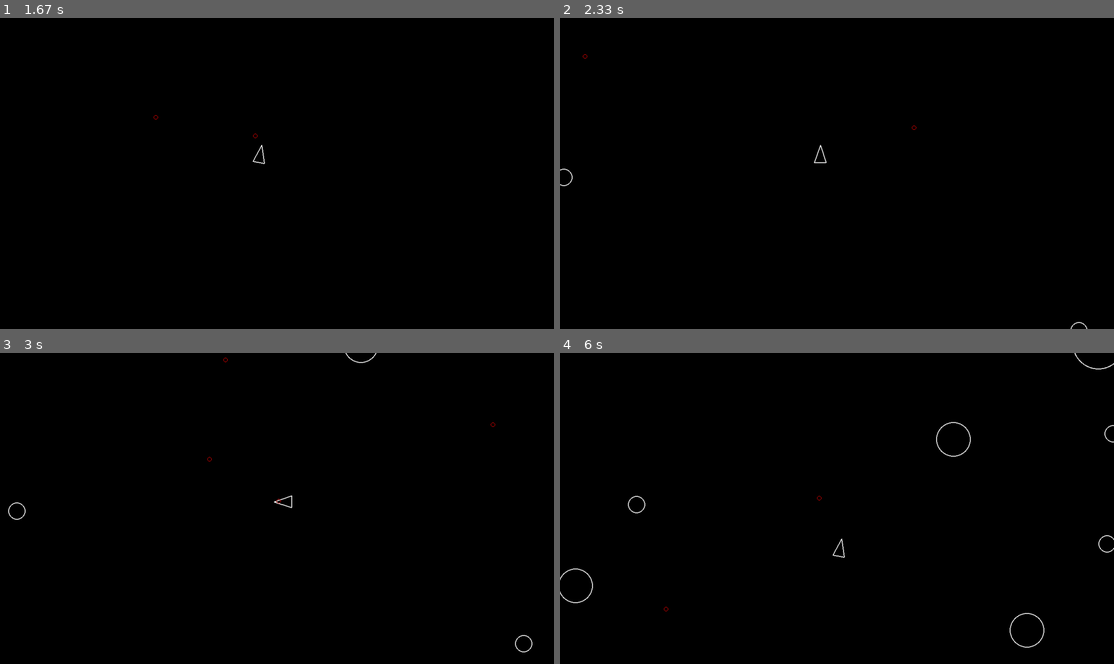
Above: before the commit, frames 1-4 (two rows, left to right).
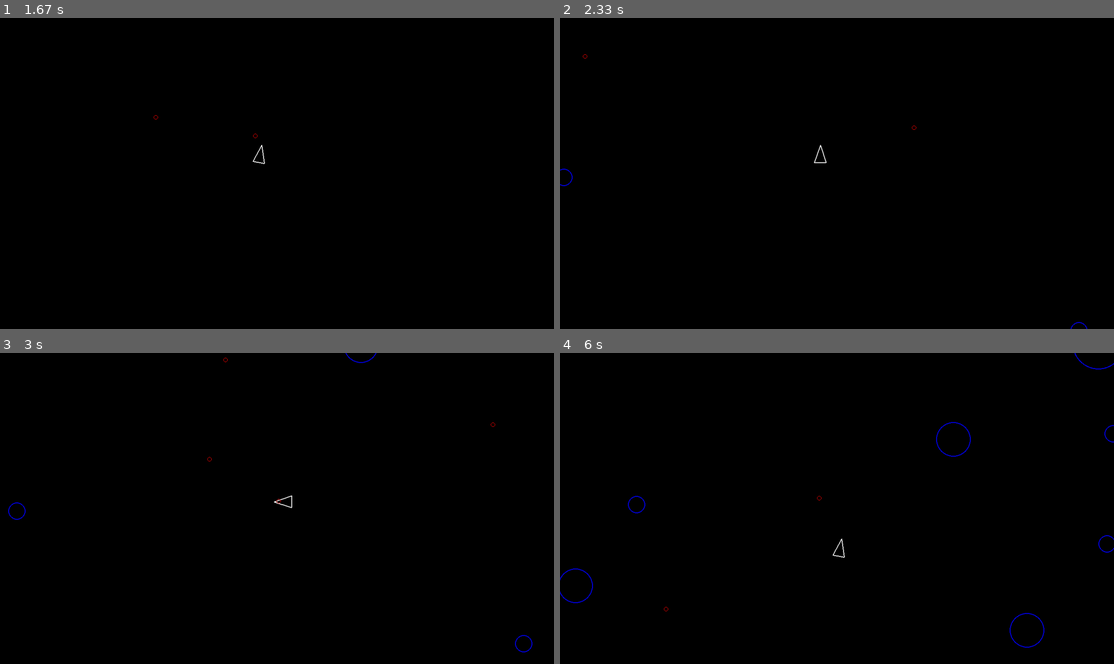
Above: after the commit, the same moments.

Repository: ErrHack/pygame-asteroids
Game: pygame game, started from main.py
Same seed, same stepped clock (60 frames per second), same inputs: the game is played once before the commit and once after it.
Inputs:
- Up to frame 1 (1.67 s): tap Space at 0.33, 0.73, 1.03, 1.23, 1.57 s; hold Right 0.67-1.13 s; hold Up 1.17-1.47 s; hold Right from 1.5 s (still down)
- Up to frame 2 (2.33 s): tap Space at 1.87, 2.07 s; release Right at 1.97 s; hold Left from 2 s (still down)
- Up to frame 3 (3 s): tap Space at 2.37, 2.63, 2.97 s; release Left at 2.53 s; hold Down 2.57-2.87 s; hold Left from 2.9 s (still down)
- Up to frame 4 (6 s): tap Space at 3.27, 3.4, 3.8, 4.1, 4.47, 4.87, 5.17, 5.37, 5.67, 5.87 s; release Left at 3.3 s; hold Up 3.33-3.7 s; hold Right 3.73-4.37 s; hold Down 4.4-4.77 s; hold Left 4.8-5.27 s; hold Right 5.3-5.77 s; hold Up from 5.8 s (still down)

Frame 1 is identical in both runs. In frame 2, less than 0.1% of the frame differs, in the area x 0-96%, y 48-100%; in frame 3, 0.1%; in frame 4, 0.4%, in the area x 0-100%, y 0-95%.

Commit message:
changed the asteroid colors to blue and added basic instructions to README.md

Diff:
--- a/asteroid.py
+++ b/asteroid.py
@@ -14,7 +14,7 @@
             line_width = 2
             pygame.draw.circle(
                 screen,
-                "white",
+                "blue",
                 self.position,
                 self.radius,
                 line_width
Not shown, changed: README.md
